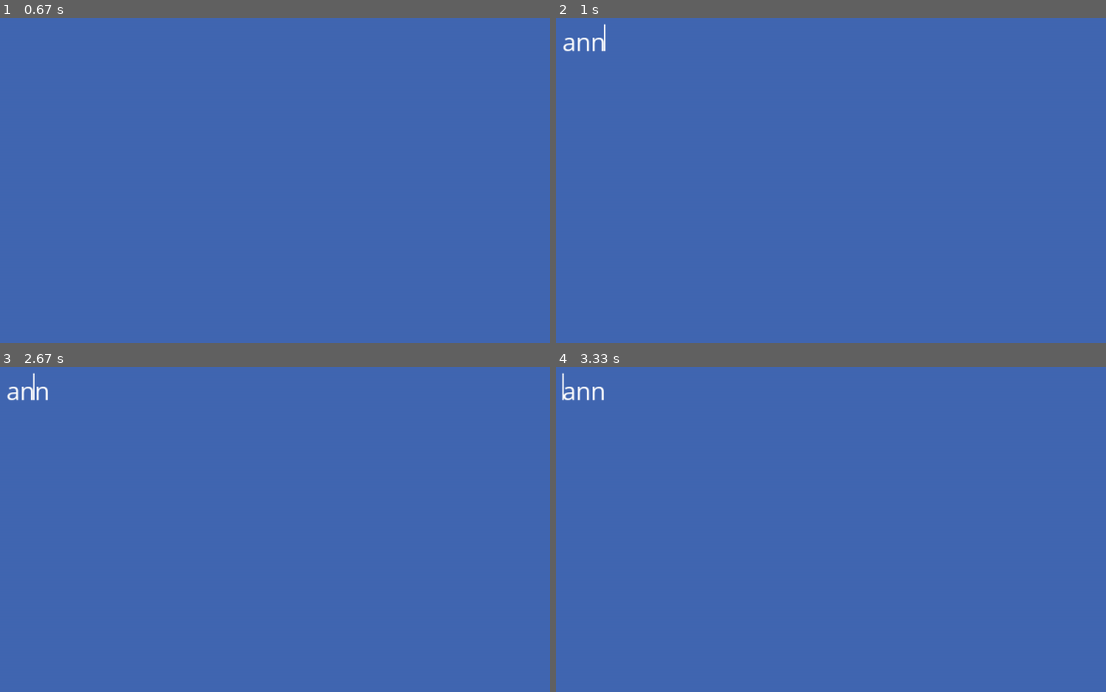
Above: before the commit, frames 1-4 (two rows, left to right).
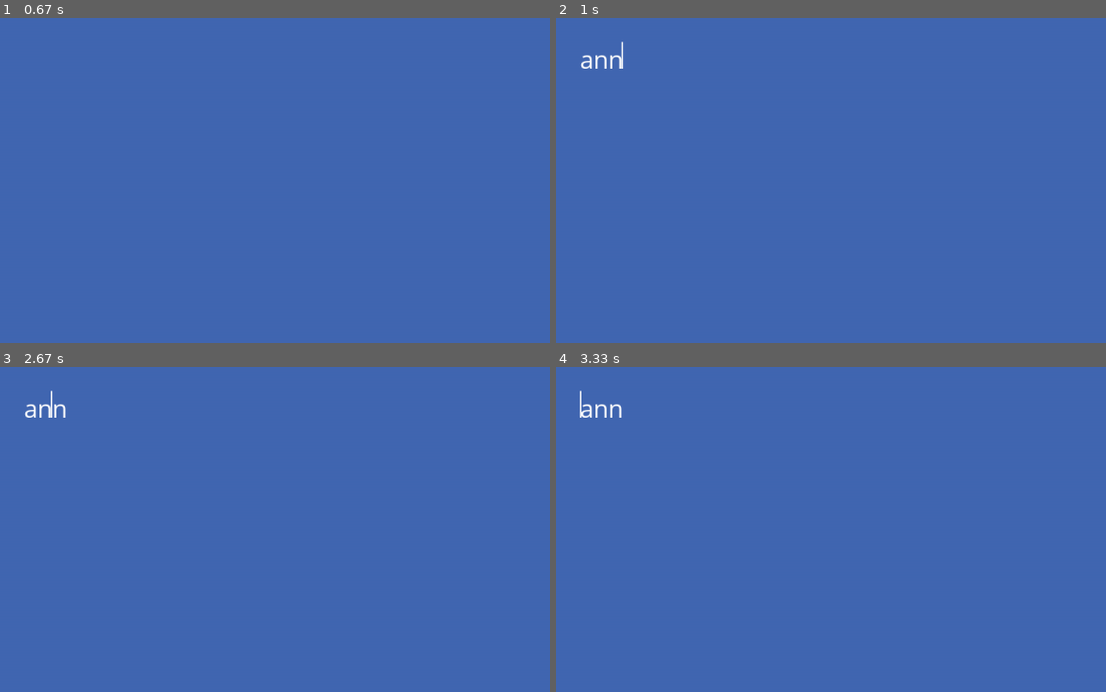
Above: after the commit, the same moments.

Repository: FrancisLangit/zuckbot
Game: pygame game, started from zuckbot/main.py
Same seed, same stepped clock (60 frames per second), same inputs: the game is played once before the commit and once after it.
Inputs:
- Up to frame 1 (0.67 s): tap Enter at 0.33 s
- Up to frame 2 (1 s): type "ann" at 0.67 s
- Up to frame 3 (2.67 s): tap Enter at 1, 1.22 s; hold Right 1.55-2.02 s; hold Right 2.1-2.57 s; hold Left from 2.6 s (still down)
- Up to frame 4 (3.33 s): release Left at 3.13 s; hold Left from 3.17 s (still down)

Frame 1 is identical in both runs. In frame 2, 0.4% of the frame differs, in the area x 1-13%, y 1-16%; in frame 3, 0.4%; in frame 4, 0.4%.

Commit message:
Limit question input field to a max length

Diff:
--- a/zuckbot/gamestates/game_screen.py
+++ b/zuckbot/gamestates/game_screen.py
@@ -14,11 +14,12 @@
         self.screen = main.screen
         self.screen_rect = main.screen_rect
 
-        self.text_input = TextInput(
+        self.question_input = TextInput(
             font_family=self.settings.font_regular_filename,
             antialias=True,
             text_color=self.settings.font_color,
             cursor_color=self.settings.font_color,
+            max_string_length=self.settings.question_input_max_length,
         )
 
         self.is_running = False
@@ -44,7 +45,10 @@
                 if event.type == pygame.KEYDOWN:
                     self._check_keydown_events(event)
 
-            self.text_input.update(events)
-            self.screen.blit(self.text_input.get_surface(), (25, 25))
+            self.question_input.update(events)
+            self.screen.blit(
+                self.question_input.get_surface(),
+                self.settings.question_input_dest
+            )
 
             pygame.display.update()
--- a/zuckbot/settings.py
+++ b/zuckbot/settings.py
@@ -16,3 +16,7 @@
         self.font_bold_filename = './zuckbot/data/Open Sans Bold.ttf'
         self.font_light_filename = './zuckbot/data/Open Sans Light.ttf'
         self.font_regular_filename = './zuckbot/data/Open Sans Regular.ttf'
+
+        # Question Input
+        self.question_input_max_length = 64
+        self.question_input_dest = (50, 50)
